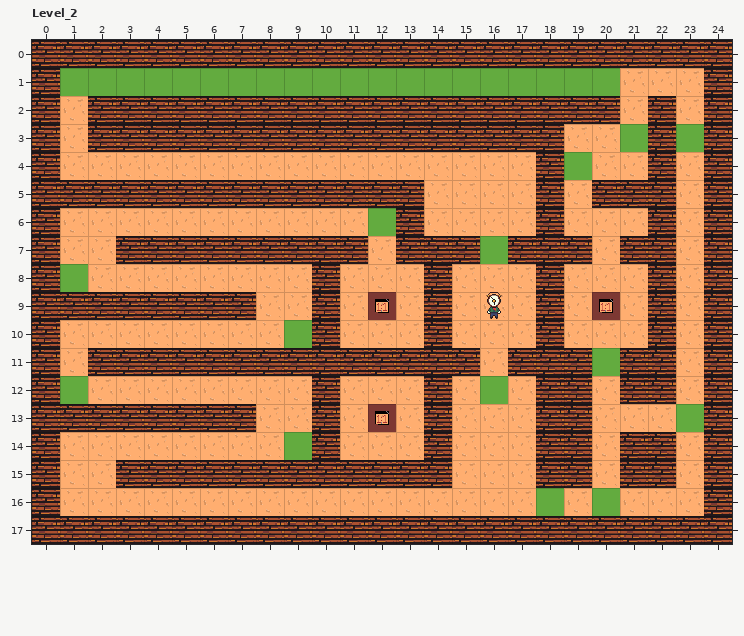
Level history. LDtk project: public/assets/Clockworld.ldtk. Above is the file before it was changed.
Cells are 32x32 px. Shown: Level_2 x 0..24, y 0..17. The commit also changed other parts of the map, which this record leaves out.
After:
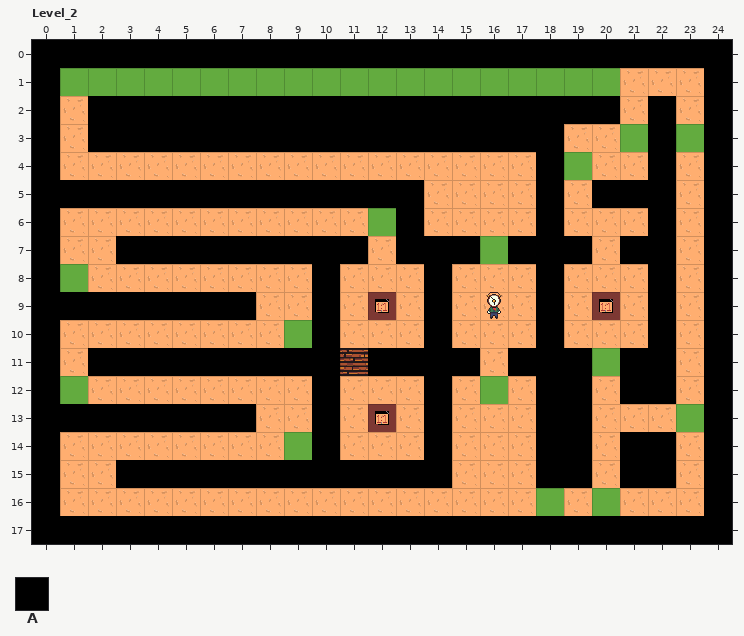
Key: from "Collisions": A 1.
_ is an empty cell, . an unchanged one.
Tiles of an added or newly shown layer are drawn over the layers below it.
From old to new:
--- layer "Collisions" (now shown)
@@ x 0..24 @@
- 0 _________________________
- 1 _......................._
- 2 _.___________________._._
- 3 _._________________..._._
- 4 _................._..._._
- 5 ______________...._.___._
- 6 _............_...._..._._
- 7 _.._________.___.___.__._
- 8 _........._..._..._..._._
- 9 ________.._..._..._..._._
-10 _........._..._..._..._._
-11 _._________.____.___.__._
-12 _........._..._...__.__._
-13 ________.._..._...__...._
-14 _........._..._...__.__._
-15 _..____________...__.__._
-16 _......................._
-17 _________________________
+ 0 AAAAAAAAAAAAAAAAAAAAAAAAA
+ 1 A.......................A
+ 2 A.AAAAAAAAAAAAAAAAAAA.A.A
+ 3 A.AAAAAAAAAAAAAAAAA...A.A
+ 4 A.................A...A.A
+ 5 AAAAAAAAAAAAAA....A.AAA.A
+ 6 A............A....A...A.A
+ 7 A..AAAAAAAAA.AAA.AAA.AA.A
+ 8 A.........A...A...A...A.A
+ 9 AAAAAAAA..A...A...A...A.A
+10 A.........A...A...A...A.A
+11 A.AAAAAAAAA.AAAA.AAA.AA.A
+12 A.........A...A...AA.AA.A
+13 AAAAAAAA..A...A...AA....A
+14 A.........A...A...AA.AA.A
+15 A..AAAAAAAAAAAA...AA.AA.A
+16 A.......................A
+17 AAAAAAAAAAAAAAAAAAAAAAAAA
